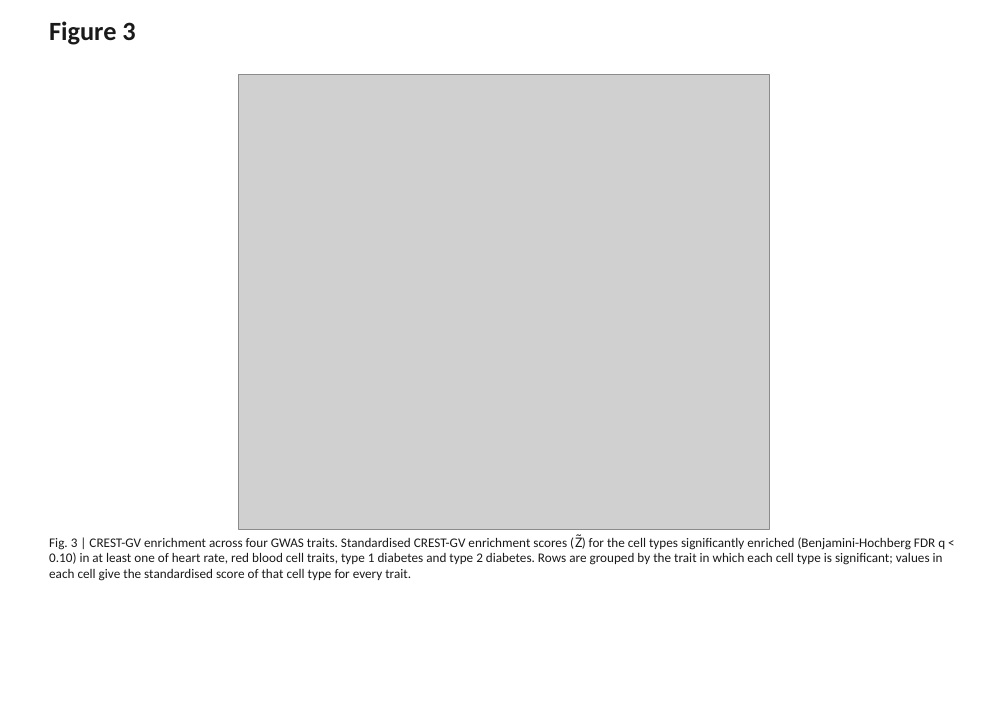
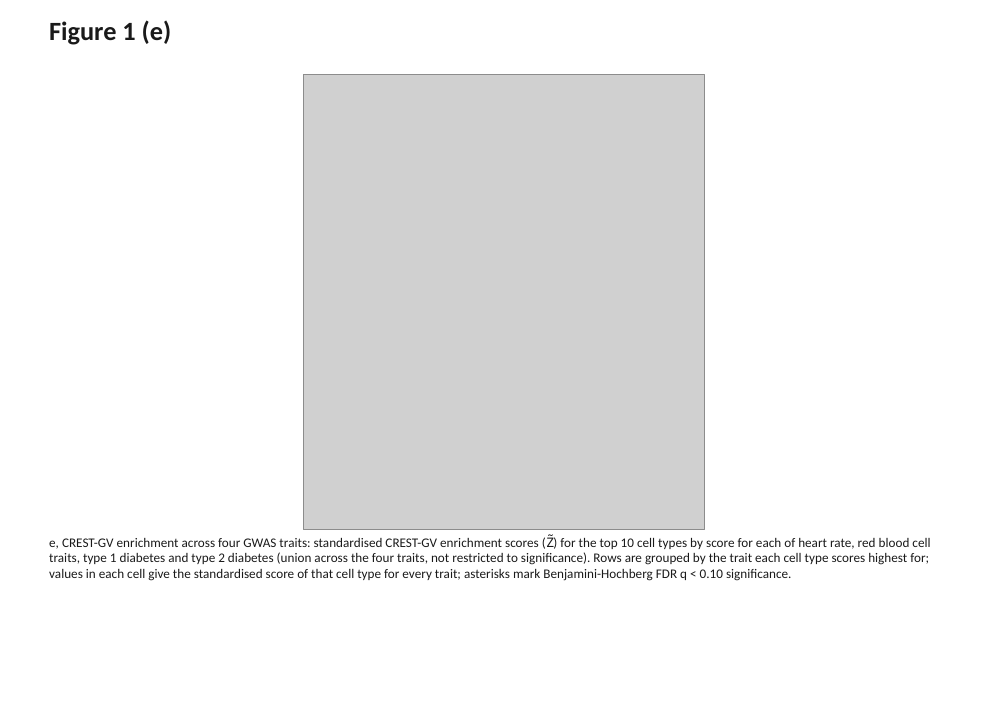
Before and after one commit to Genome-Function-Initiative-Oxford/CREST-GV, a slide deck: slide 3 of paper_analysis/figures/CREST-GV_main_figures.pptx. Drawn at 1008x713 pixels with LibreOffice and Linux fonts; fonts in the diff are those of the drawing; grey boxes stand for pictures. Boxes give left, top, right and bottom in pixels: in the first picture for what was removed or moved away, otherwise in the second. Text is boxed around its words. In the diff, an @@ line names an element or a change of style, - is before the commit and + after.

```diff
--- a/paper_analysis/figures/CREST-GV_main_figures.pptx
+++ b/paper_analysis/figures/CREST-GV_main_figures.pptx
@@ text at (49, 20, 172, 45): text changed @@
-Figure 3
+Figure 1 (e)
@@ picture: place and size @@
-picture at (239, 75, 769, 530)
+picture at (304, 75, 705, 530)
@@ text at (49, 534, 930, 581): text changed @@
-Fig. 3 | CREST-GV enrichment across four GWAS traits. Standardised CREST-GV enrichment scores (Z̃) for the cell types significantly enriched (Benjamini-Hochberg FDR q < 0.10) in at least one of heart rate, red blood cell traits, type 1 diabetes and type 2 diabetes. Rows are grouped by the trait in which each cell type is significant; values in each cell give the standardised score of that cell type for every trait.
+e, CREST-GV enrichment across four GWAS traits: standardised CREST-GV enrichment scores (Z̃) for the top 10 cell types by score for each of heart rate, red blood cell traits, type 1 diabetes and type 2 diabetes (union across the four traits, not restricted to significance). Rows are grouped by the trait each cell type scores highest for; values in each cell give the standardised score of that cell type for every trait; asterisks mark Benjamini-Hochberg FDR q < 0.10 significance.
```
Also in this commit, not shown: 4 other slides changed, 13 other files.
